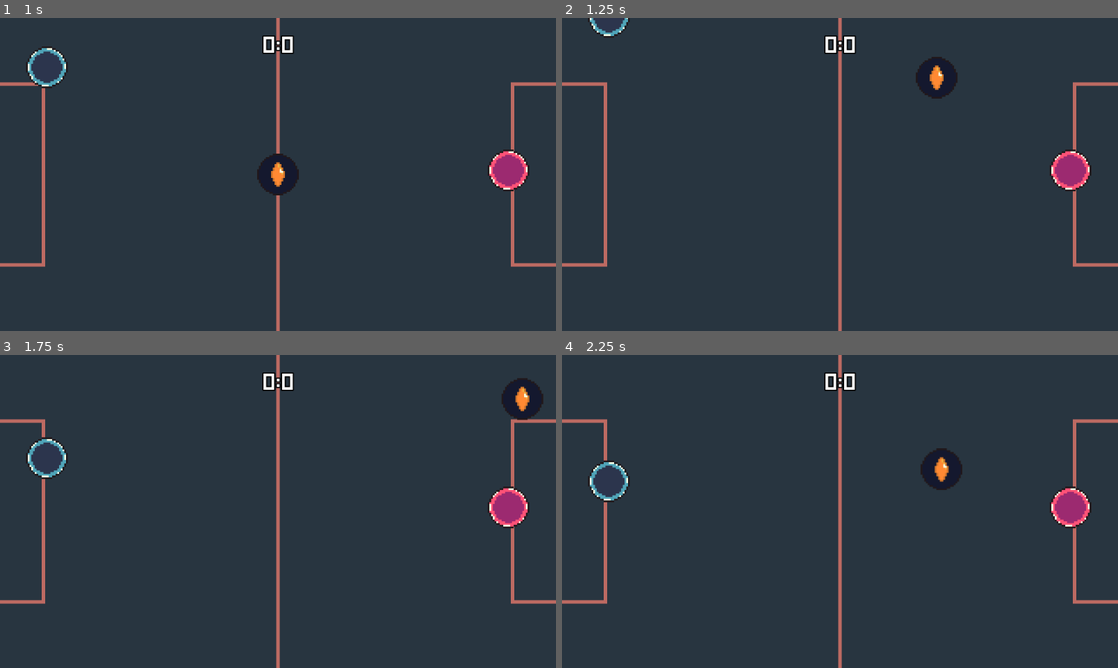
Above: before the commit, frames 1-4 (two rows, left to right).
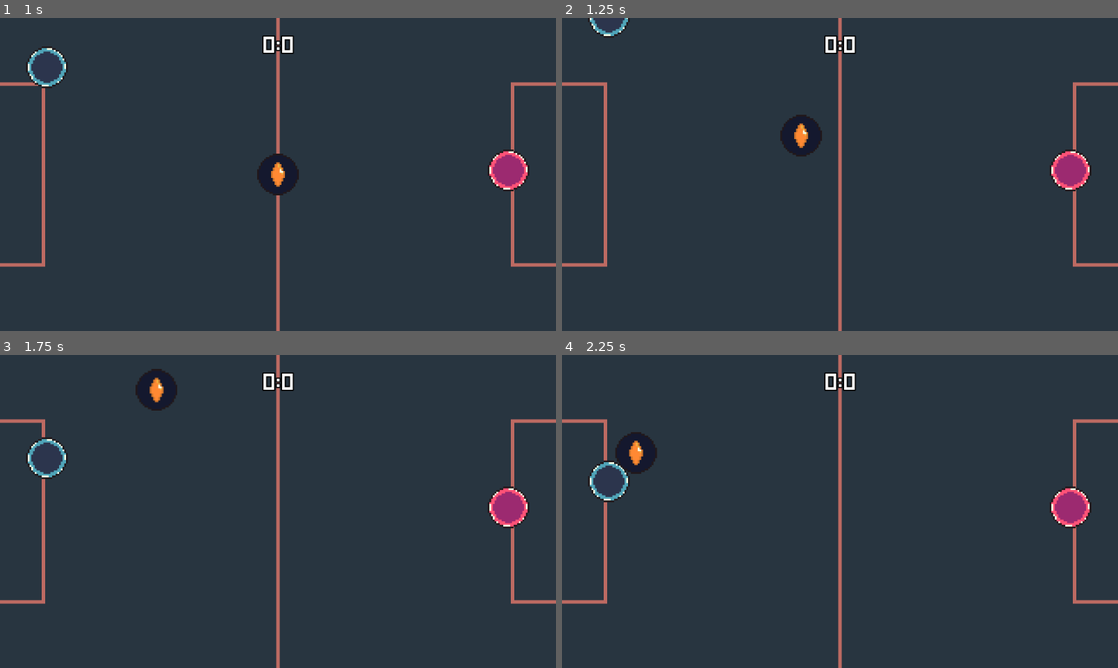
Above: after the commit, the same moments.

Repository: Vinis155/Aulas-2026
Game: Godot game, scene res://scenes/main.tscn
Same seed, same stepped clock (60 frames per second), same inputs: the game is played once before the commit and once after it.
Inputs:
- Up to frame 1 (1 s): tap Enter at 0.5 s; hold W from 0.53 s (still down); hold Space from 0.53 s (still down)
- Up to frame 2 (1.25 s): keep holding W; keep holding Space
- Up to frame 3 (1.75 s): release W at 1.28 s; release Space at 1.28 s; hold S from 1.28 s (still down); tap Space at 1.35, 1.52 s
- Up to frame 4 (2.25 s): tap Space at 1.82 s; release S at 2.03 s; hold W from 2.03 s (still down); hold Space from 2.03 s (still down)

Frame 1 is identical in both runs. In frame 2, 1.5% of the frame differs, in the area x 39-72%, y 12-45%; in frame 3, 1.5%; in frame 4, 1.5%.

Commit message:
new_future

Diff:
--- a/Primeiro semestre/Game-Developmente/aula-sex---pong-20260213T220410Z-1-001/aula-sex---pong/scenes/main.tscn
+++ b/Primeiro semestre/Game-Developmente/aula-sex---pong-20260213T220410Z-1-001/aula-sex---pong/scenes/main.tscn
@@ -16,7 +16,7 @@
 
 [sub_resource type="PhysicsMaterial" id="PhysicsMaterial_tbgi4"]
 friction = 0.0
-bounce = 2.0
+bounce = 1.0
 
 [sub_resource type="CircleShape2D" id="CircleShape2D_o6xl0"]
 radius = 36.013885
@@ -68,6 +68,8 @@
 mass = 0.7
 physics_material_override = SubResource("PhysicsMaterial_tbgi4")
 gravity_scale = 0.0
+contact_monitor = true
+max_contacts_reported = 4
 linear_damp_mode = 1
 script = ExtResource("4_tbgi4")
 metadata/_edit_group_ = true
--- a/Primeiro semestre/Game-Developmente/aula-sex---pong-20260213T220410Z-1-001/aula-sex---pong/scripts/ball.gd
+++ b/Primeiro semestre/Game-Developmente/aula-sex---pong-20260213T220410Z-1-001/aula-sex---pong/scripts/ball.gd
@@ -1,74 +1,155 @@
 extends RigidBody2D
 
-var speed = 500
+var speed = 200
+var dir = [-1, 1]
+var score_p1 = 0
+var score_p2 = 0
+var game_over = false
 
-var dir = [-1,1]
+# ==============================
+# CONTROLE DE TOQUES
+# ==============================
+var last_player = ""
+var hit_count = 0
+var last_collider = null   # evita múltiplos contatos no mesmo frame
 
-var score_p1= 0
+var speed_multiplier = 2.0
+var max_speed = 1500
 
-var score_p2= 0
 
-var gameOver = false
+func _ready() -> void:
+	reset()
+
+
+func _physics_process(delta: float) -> void:
+	score()
+	_win()
+
+
+# ==============================
+# DETECTA COLISÕES
+# ==============================
+func _integrate_forces(state):
+
+	for i in range(state.get_contact_count()):
+
+		var collider = state.get_contact_collider_object(i)
+
+		if collider == null:
+			continue
+
+		# evita múltiplas leituras do mesmo collider
+		if collider == last_collider:
+			continue
+
+		last_collider = collider
+
+
+		# ==============================
+		# PLAYER 1
+		# ==============================
+		if collider.name == "Player":
+
+			print("Colidiu com Player")
+
+			if last_player == "Player":
+				hit_count += 1
+			else:
+				hit_count = 1
+
+			print("Contador:", hit_count)
+
+			if hit_count == 2:
+
+				print("DOBRANDO VELOCIDADE")
+
+				linear_velocity *= speed_multiplier
+
+				if linear_velocity.length() > max_speed:
+					linear_velocity = linear_velocity.normalized() * max_speed
+
+				print("Velocidade atual:", linear_velocity)
+
+				hit_count = 0
+
+			last_player = "Player"
 
 
 
-func _ready() -> void:
+		# ==============================
+		# PLAYER 2
+		# ==============================
+		elif collider.name == "Player2":
 
-	Reset()
+			print("Colidiu com Player2")
 
-	pass
+			if last_player == "Player2":
+				hit_count += 1
+			else:
+				hit_count = 1
 
-func _physics_process(delta: float) -> void:
+			print("Contador:", hit_count)
 
-	Score()
-	Win()
+			if hit_count == 2:
 
-	pass
+				print("DOBRANDO VELOCIDADE")
 
-func Reset():
+				linear_velocity *= speed_multiplier
 
-	global_position = get_viewport_rect().size /2
+				if linear_velocity.length() > max_speed:
+					linear_velocity = linear_velocity.normalized() * max_speed
 
+				print("Velocidade atual:", linear_velocity)
+
+				hit_count = 0
+
+			last_player = "Player2"
+
+
+		else:
+			print("Parede - ignorado")
+
+
+func reset():
+
+	global_position = get_viewport_rect().size / 2
+	last_player = ""
+	hit_count = 0
+	last_collider = null
 
 	freeze = true
 	await get_tree().create_timer(1).timeout
 	freeze = false
 
-	apply_central_impulse(Vector2 (dir.pick_random() * speed, dir.pick_random() * speed))
+	apply_central_impulse(Vector2(dir.pick_random() * speed, dir.pick_random() * speed))
 
-	pass
 
-func Score():
+func score():
 
 	if global_position.x >= get_viewport_rect().size.x:
-		Reset()
-		score_p1 +=1
+		reset()
+		score_p1 += 1
 
 	if global_position.x <= 0:
-		Reset()
-		score_p2 +=1
+		reset()
+		score_p2 += 1
 
-	$"../Score".text =str(score_p1) + ":" + str(score_p2)
+	$"../Score".text = str(score_p1) + ":" + str(score_p2)
 
 
-func Win():
+func _win():
 
 	if score_p1 >= 3:
-		$"../Score2".text="Player 1 Wins"
+		$"../Score2".text = "Player 1 Wins"
 		$"../Score2".show()
 		freeze = true
-		gameOver = true
+		game_over = true
 
 	if score_p2 >= 3:
-		$"../Score2".text="Player 2 Wins"
+		$"../Score2".text = "Player 2 Wins"
 		$"../Score2".show()
 		freeze = true
-		gameOver = true
+		game_over = true
 
-
-	if Input.is_key_pressed(KEY_SPACE) and gameOver:
+	if Input.is_key_pressed(KEY_SPACE) and game_over:
 		get_tree().reload_current_scene()
-
-
-
-	pass
Not shown, added: Primeiro semestre/Mobile-Developmente/Silva_Vinicius_app.zip
